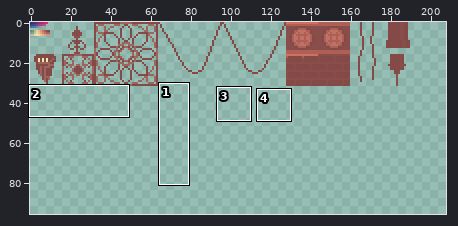
A sprite sheet gets an edit: Assets/Sprites/Owen Art/Copper.png. Above, an overview of the earlier version with the close-up marked.
Close-up. As it was:
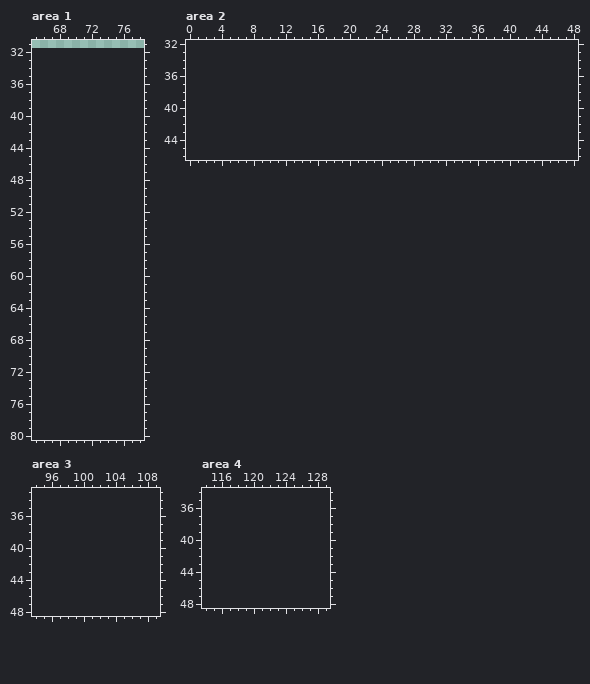
The file is 192x32 pixels. Colours within 5 levels of each other are drawn and written as one. Shown: area 1: x 65..78, y 31..80; area 2: x 0..48, y 32..46; area 3: x 94..109, y 33..48; area 4: x 114..129, y 34..48. The old version is drawn lined up with the new one, on the new canvas. The wide view leaves out empty margins. The commit also changed other parts of the picture, which this record leaves out.
The same view after the edit:
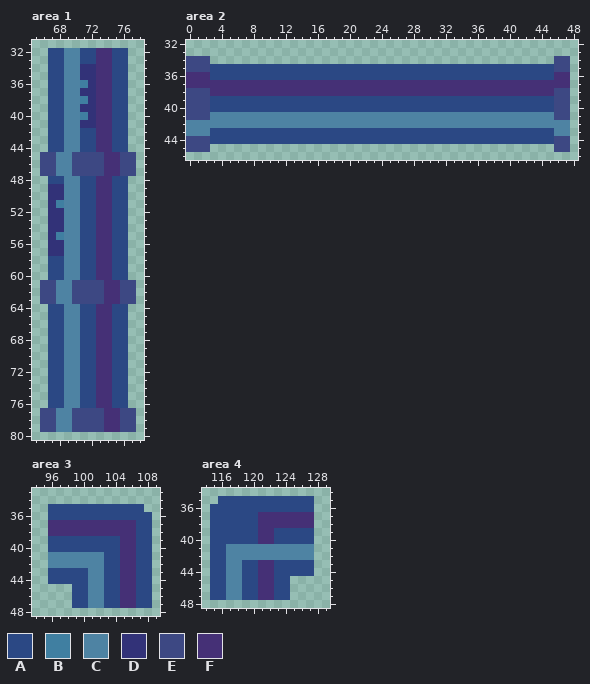
Palette (. is transparent): A #2b4884  B #407fa1  C #4e83a3  D #323278  E #3d4883  F #453076
From old to new:
canvas 192x32 -> 208x112
Area 1:
y 32..33: x 67..76 .......... -> AACCAAFFAA
y 34..35: x 67..76 .......... -> AACCDDFFAA
y 36: x 67..76 .......... -> AACCBDFFAA
y 37: x 67..76 .......... -> AACCDDFFAA
y 38: x 67..76 .......... -> AACCBDFFAA
y 39: x 67..76 .......... -> AACCDDFFAA
y 40: x 67..76 .......... -> AACCBDFFAA
y 41: x 67..76 .......... -> AACCDDFFAA
y 42..44: x 67..76 .......... -> AACCAAFFAA
y 45..47: x 66..77 ............ -> EECCEEEEFFEE
y 48: x 67..76 .......... -> AACCAAFFAA
y 49..50: x 67..76 .......... -> DDCCAAFFAA
y 51: x 67..76 .......... -> DBCCAAFFAA
y 52..54: x 67..76 .......... -> DDCCAAFFAA
y 55: x 67..76 .......... -> DBCCAAFFAA
y 56..57: x 67..76 .......... -> DDCCAAFFAA
y 58..60: x 67..76 .......... -> AACCAAFFAA
y 61..63: x 66..77 ............ -> EECCEEEEFFEE
y 64..76: x 67..76 .......... -> AACCAAFFAA
y 77..79: x 66..77 ............ -> EECCEEEEFFEE
Area 2:
y 34: x 0..2 ... -> EEE; x 46..47 .. -> EE
y 35: x 0..47 ................................................ -> EEEAAAAAAAAAAAAAAAAAAAAAAAAAAAAAAAAAAAAAAAAAAAEE
y 36: x 0..47 ................................................ -> FFFAAAAAAAAAAAAAAAAAAAAAAAAAAAAAAAAAAAAAAAAAAAFF
y 37: x 0..47 ................................................ -> FFFFFFFFFFFFFFFFFFFFFFFFFFFFFFFFFFFFFFFFFFFFFFFF
y 38: x 0..47 ................................................ -> EEEFFFFFFFFFFFFFFFFFFFFFFFFFFFFFFFFFFFFFFFFFFFEE
y 39..40: x 0..47 ................................................ -> EEEAAAAAAAAAAAAAAAAAAAAAAAAAAAAAAAAAAAAAAAAAAAEE
y 41: x 0..47 ................................................ -> EEECCCCCCCCCCCCCCCCCCCCCCCCCCCCCCCCCCCCCCCCCCCEE
y 42: x 0..47 ................................................ -> CCCCCCCCCCCCCCCCCCCCCCCCCCCCCCCCCCCCCCCCCCCCCCCC
y 43: x 0..47 ................................................ -> CCCAAAAAAAAAAAAAAAAAAAAAAAAAAAAAAAAAAAAAAAAAAACC
y 44: x 0..47 ................................................ -> EEEAAAAAAAAAAAAAAAAAAAAAAAAAAAAAAAAAAAAAAAAAAAEE
y 45: x 0..2 ... -> EEE; x 46..47 .. -> EE
Area 3:
y 35: x 96..107 ............ -> AAAAAAAAAAAA
y 36: x 96..108 ............. -> AAAAAAAAAAAAA
y 37..38: x 96..108 ............. -> FFFFFFFFFFFAA
y 39..40: x 96..108 ............. -> AAAAAAAAAFFAA
y 41..42: x 96..108 ............. -> CCCCCCCAAFFAA
y 43..44: x 96..108 ............. -> AAAAACCAAFFAA
y 45..47: x 99..108 .......... -> AACCAAFFAA
Area 4:
y 35: x 116..127 ............ -> AAAAAAAAAAAA
y 36: x 115..127 ............. -> AAAAAAAAAAAAA
y 37..38: x 115..127 ............. -> AAAAAAFFFFFFF
y 39..40: x 115..127 ............. -> AAAAAAFFAAAAA
y 41..42: x 115..127 ............. -> AACCCCCCCCCCC
y 43..44: x 115..127 ............. -> AACCAAFFAAAAA
y 45..47: x 115..124 .......... -> AACCAAFFAA
Changed places in both close-ups, as pixel boxes (x1, y1, x2, y2):
added: (40, 48, 136, 432)
added: (186, 56, 570, 152)
added: (48, 504, 152, 608)
added: (210, 496, 314, 600)
